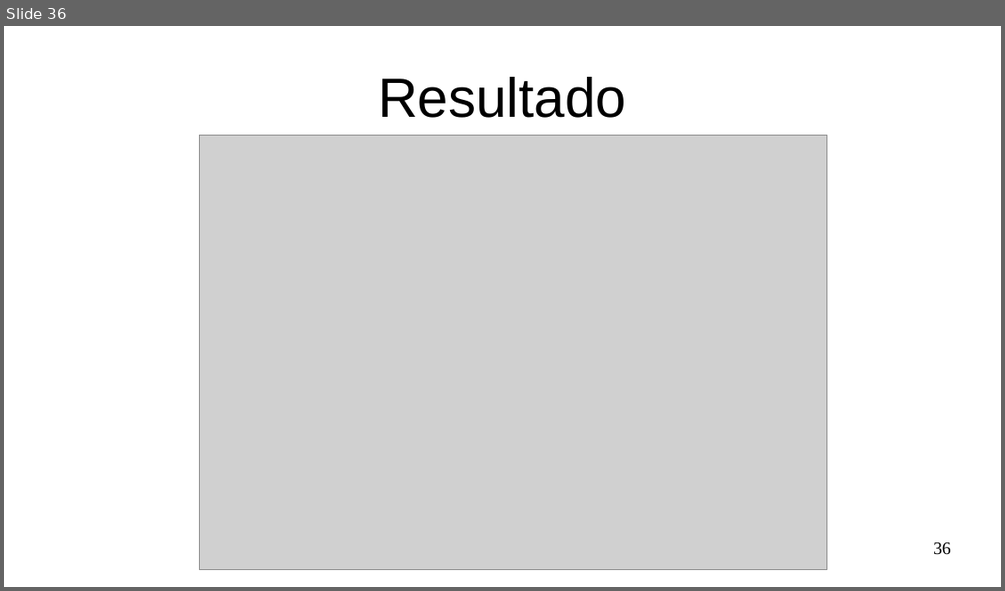
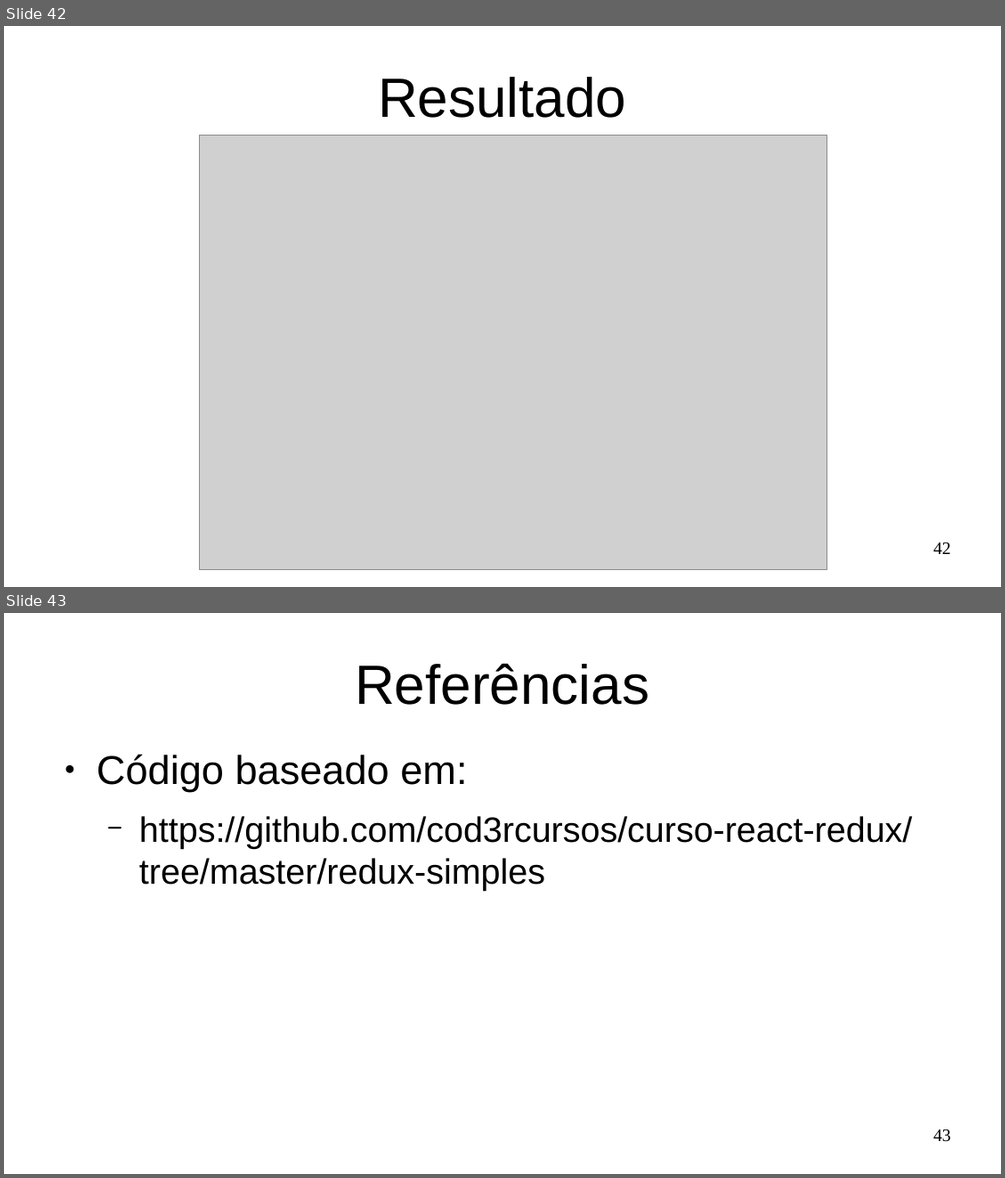
Before and after one commit to Marques-Dev/WEB_2020-1, a slide deck: SLIDES/aula08-redux-pokemon.odp. Shown one above the other, each under a label of ours: slide 36 before the commit, slides 42 and 43 after it. The pictures are 1005x591 and 1005x1178 pixels, drawn with LibreOffice and Linux fonts; fonts in the diff are those of the drawing; grey boxes stand for pictures. Boxes give left, top, right and bottom in pixels: in the first picture for what was removed or moved away, otherwise in the second. Text is boxed around its words. In the diff, an @@ line names an element or a change of style, - is before the commit and + after.

```diff
--- a/SLIDES/aula08-redux-pokemon.odp
+++ b/SLIDES/aula08-redux-pokemon.odp
@@ slide 43 added at [4, 613, 1001, 1174], background #FFFFFF @@
@@ title added at [355, 663, 649, 705], 44 pt, text #000000 @@
+Referências
@@ text added at [97, 754, 912, 891], 28 pt, text #000000 @@
+● Código baseado em:
+  − https://github.com/cod3rcursos/curso-react-redux/tree/master/redux-simples
@@ page number added at [933, 1129, 951, 1142], 14 pt, text #000000 @@
+43
@@ what was slide 36 is now slide 42 @@
@@ page number at [933, 542, 951, 554]: text changed @@
-36
+42
```
Also in this commit, not shown: 8 slides changed, 6 other slides added, 1 slide removed, 3 other files.
